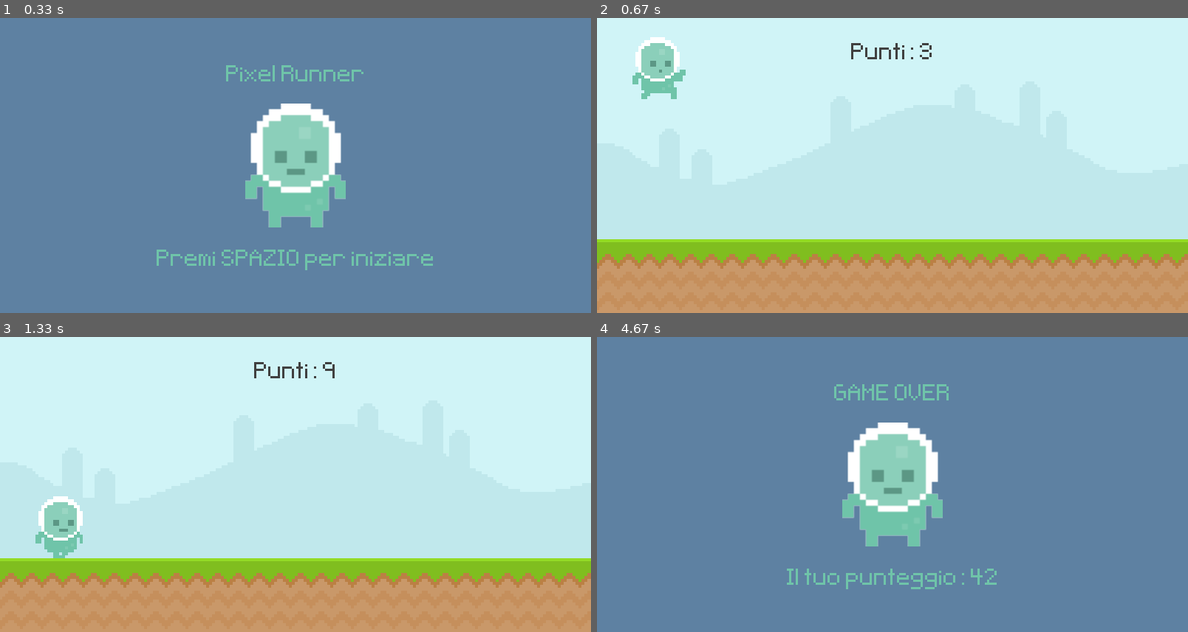
Above: before the commit, frames 1-4 (two rows, left to right).
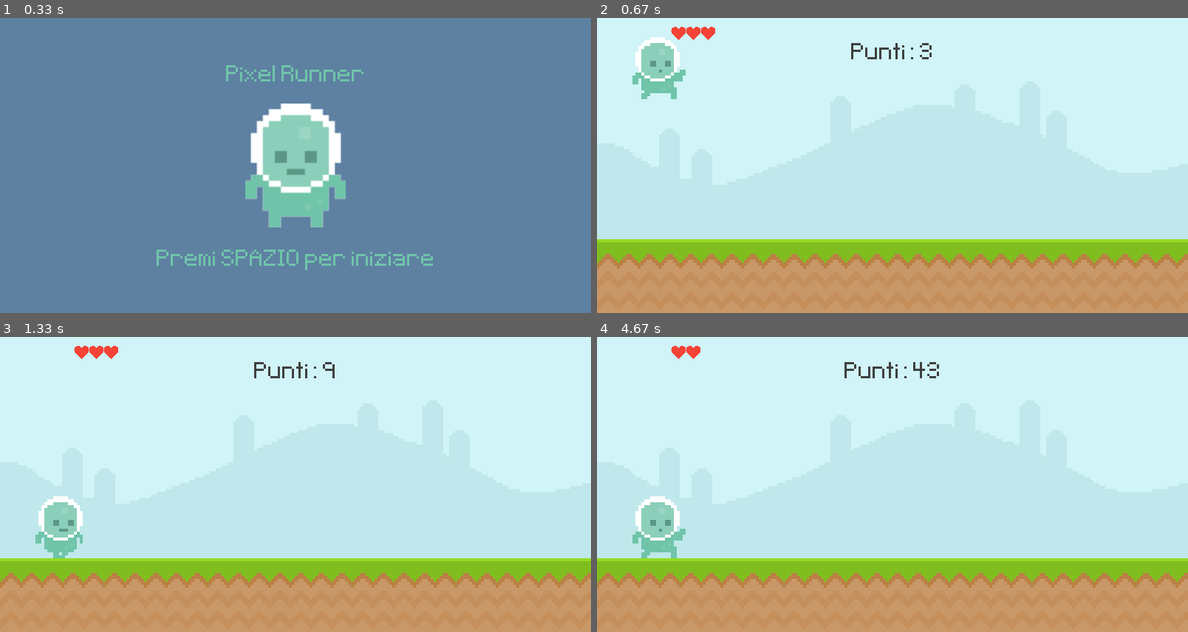
Above: after the commit, the same moments.

Repository: mlongano/1q-pygame-dinosour
Game: pygame game, started from sanni/running.py
Same seed, same stepped clock (60 frames per second), same inputs: the game is played once before the commit and once after it.
Inputs:
- Up to frame 1 (0.33 s): no input
- Up to frame 2 (0.67 s): tap Space at 0.33 s
- Up to frame 3 (1.33 s): no input
- Up to frame 4 (4.67 s): tap Space at 3.17, 3.57, 3.87, 4.07, 4.4 s

Frame 1 is identical in both runs. In frame 2, 0.2% of the frame differs, in the area x 12-20%, y 3-8%; in frame 3, 0.2%; in frame 4, 100%, in the area x 0-100%, y 0-100%.

Commit message:
Aggiunge le vite al giocatore

Diff:
--- a/sanni/running.py
+++ b/sanni/running.py
@@ -24,6 +24,8 @@
 
 pygame.init()
 
+MAX_LIVES = 3
+
 w = 800
 h = 400
 
@@ -36,6 +38,10 @@
 
 # controlla se sono in gioco o nei menu
 game_active = False
+
+lives = MAX_LIVES  # vite del giocatore
+lives_icon_pos = (100, 10)
+
 
 # gestione del punteggio
 score = 0
@@ -61,6 +67,10 @@
 
 gameover_message = font.render("GAME OVER", False, (111, 196, 169))
 gameover_message_rect = gameover_message.get_rect(center=(400, 80))
+
+# Importa l'icona per la vita
+heart_icon = pygame.image.load("graphics/heart.png").convert_alpha()
+heart_icon = pygame.transform.scale(heart_icon, (20, 20))
 
 # gestione degli sprite del giocatore
 player = pygame.sprite.GroupSingle()
@@ -94,6 +104,7 @@
         else:
             if event.type == pygame.KEYDOWN and event.key == pygame.K_SPACE:
                 game_active = True
+                lives = MAX_LIVES
                 mobs.empty()  # svuoto i nemici
                 start_time = pygame.time.get_ticks()
 
@@ -104,6 +115,11 @@
 
         # disegna punteggio
         score = update_score()
+        for i in range(lives):
+            screen.blit(
+                heart_icon,
+                (lives_icon_pos[0] + (i * heart_icon.get_width()), lives_icon_pos[1]),
+            )
 
         player.draw(screen)
         player.update()
@@ -111,7 +127,13 @@
         mobs.draw(screen)
         mobs.update()
 
-        game_active = not collision_sprite()
+        # Invece di terminare subuto il gioco, decremento le vite
+        # Se le vite sono 0, termino il gioco
+        if collision_sprite():
+            lives -= 1
+            mobs.empty()
+            if lives <= 0:
+                game_active = False
 
     # game over
     else:
